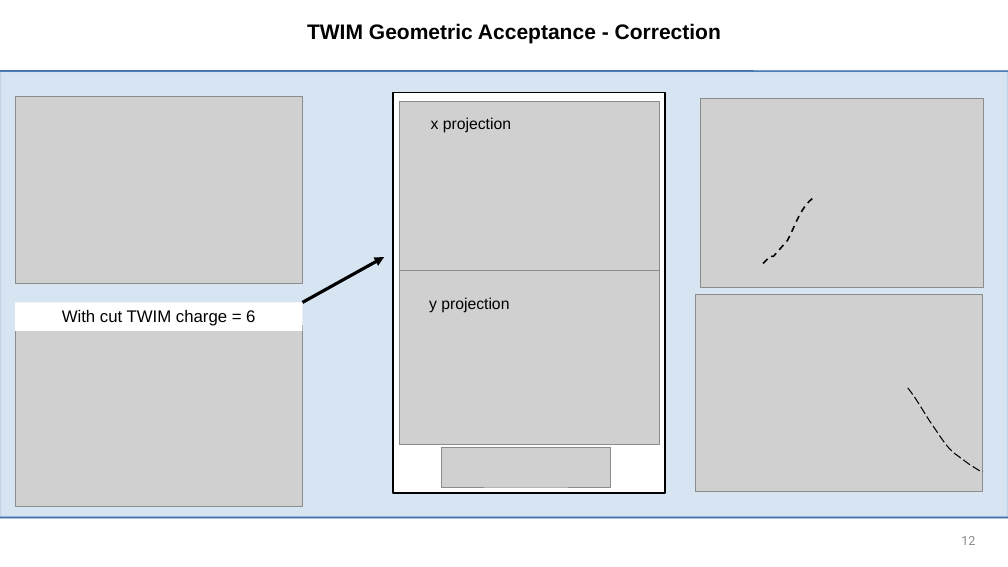
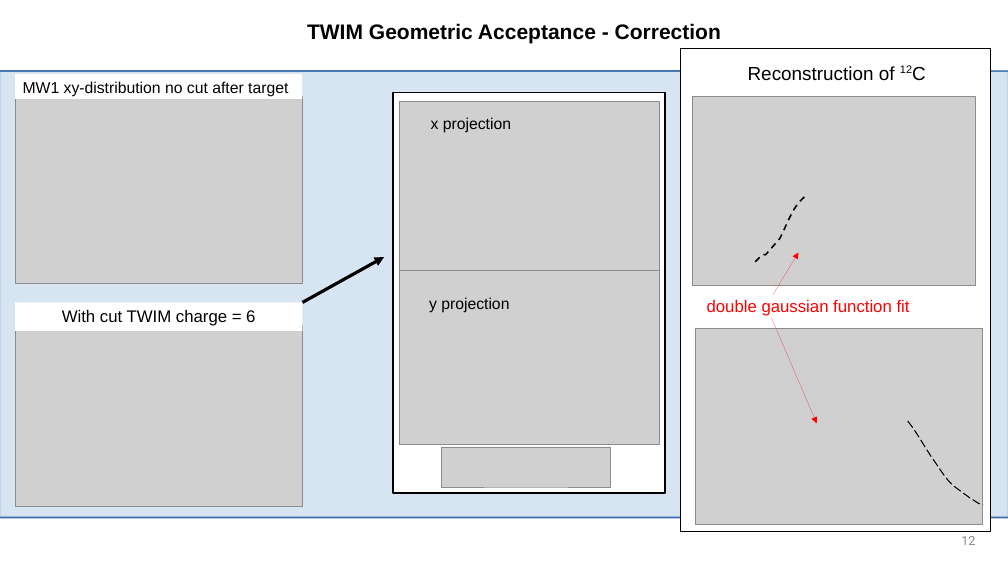
Before and after one commit to jenegger/r3bweek24_gsi, a slide deck: slide 12 of r3bweek_24_gsi.odp. Drawn at 1008x567 pixels with LibreOffice and Linux fonts; fonts in the diff are those of the drawing; grey boxes stand for pictures; background and template pictures are left out. Boxes give left, top, right and bottom in pixels: in the first picture for what was removed or moved away, otherwise in the second. Text is boxed around its words. In the diff, an @@ line names an element or a change of style, - is before the commit and + after.

```diff
--- a/r3bweek_24_gsi.odp
+++ b/r3bweek_24_gsi.odp
@@ rectangle added at (681, 48, 991, 532), fill #FFFFFF, outline #000000 1.5 pt @@
@@ rectangle added at (15, 74, 302, 99), fill #FFFFFF, 15 pt, text #000000 @@
+MW1 xy-distribution no cut after target
@@ text added at (748, 66, 895, 81), 18 pt, text #000000 @@
+Reconstruction of 12C
@@ picture: place and size @@
-picture at (700, 98, 983, 287)
+picture at (693, 97, 975, 286)
@@ freeform shape: place and size @@
-freeform shape at (760, 199, 812, 266)
+freeform shape at (752, 197, 805, 265)
@@ arrow added from (773, 295) to (799, 253), #FF0000 0 pt @@
@@ picture: place and size @@
-picture at (696, 295, 982, 492)
+picture at (696, 328, 982, 525)
@@ text added at (707, 300, 910, 316), 16 pt, text #FF0000 @@
+double gaussian function fit
@@ arrow added from (771, 318) to (817, 423), #FF0000 0 pt @@
@@ freeform shape: place and size @@
-freeform shape at (907, 388, 983, 472)
+freeform shape at (907, 421, 983, 505)
```
Also in this commit, not shown: 9 other slides changed, 5 other files.
